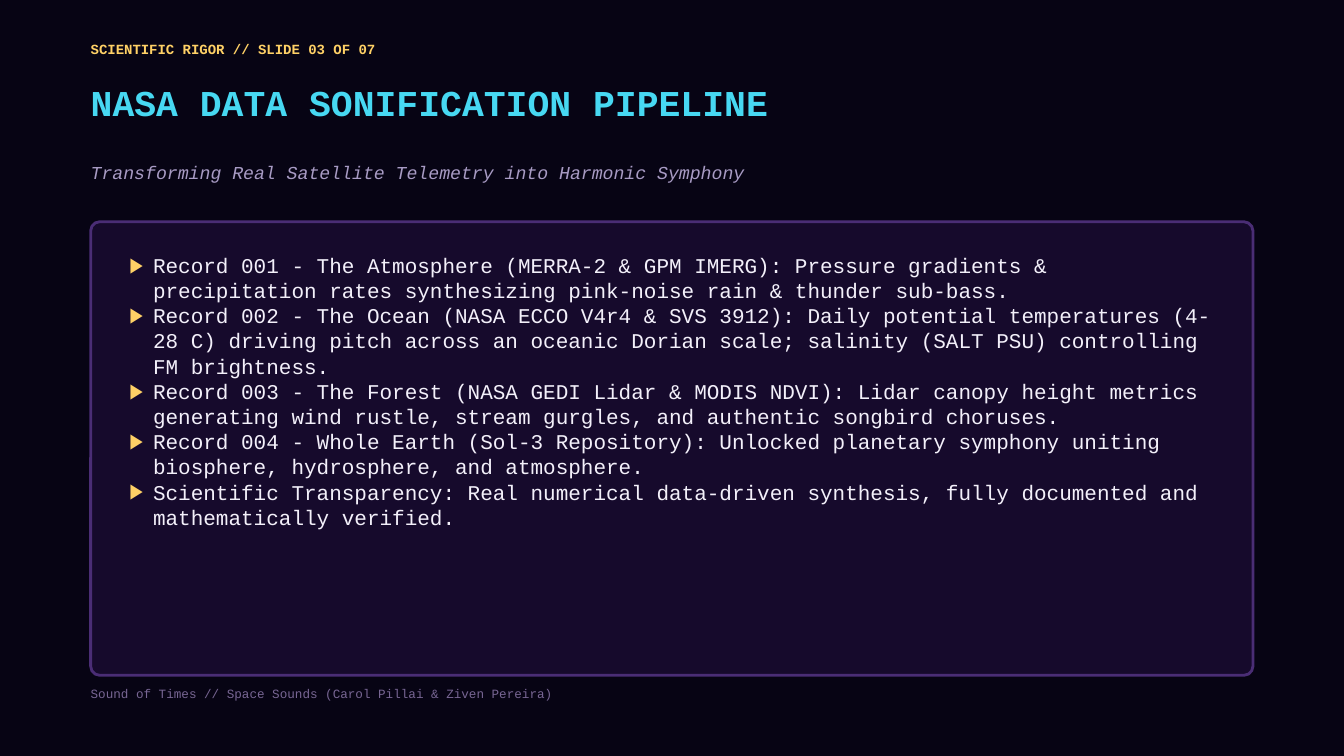
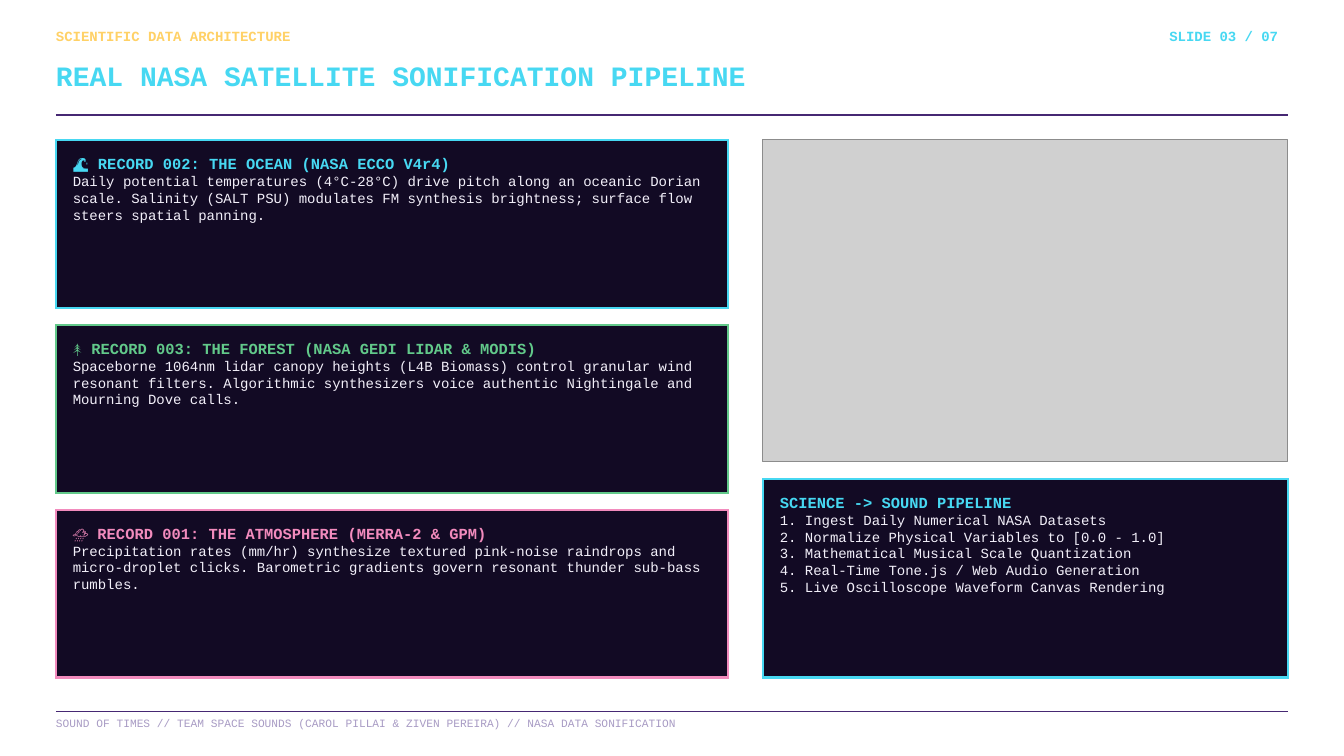
Before and after one commit to The-Jukebox/sound-of-time, a slide deck: slide 3 of Sound_of_Times_Presentation.pptx. Drawn at 1344x756 pixels with LibreOffice and Linux fonts; fonts in the diff are those of the drawing; grey boxes stand for pictures. Boxes give left, top, right and bottom in pixels: in the first picture for what was removed or moved away, otherwise in the second. Text is boxed around its words. In the diff, an @@ line names an element or a change of style, - is before the commit and + after.

Commit message:
Fix PowerPoint corruption by generating native 100% compliant OpenXML PPTX with slide PNG previews for Team Space Sounds

```diff
--- a/Sound_of_Times_Presentation.pptx
+++ b/Sound_of_Times_Presentation.pptx
@@ background #070414 to #FFFFFF @@
@@ text at <box>56,31,291,41</box>: text changed @@
-SCIENTIFIC RIGOR // SLIDE 03 OF 07
+SCIENTIFIC DATA ARCHITECTURE
@@ text added at <box>1169,31,1278,41</box>, 10 pt, text #47D8F2, bold @@
+SLIDE 03 / 07
@@ text at <box>56,67,746,87</box>: text changed; size 13 to 20 pt; text colour #A89BC4 to #47D8F2; bold on; italic off @@
-Transforming Real Satellite Telemetry into Harmonic Symphony
+REAL NASA SATELLITE SONIFICATION PIPELINE
@@ line added from (56, 115) to (1289, 115), #462873 1.5 pt @@
@@ text removed at <box>91,91,768,117</box> @@
-NASA DATA SONIFICATION PIPELINE
@@ rectangle added at <box>56,140,729,309</box>, fill #120A24, outline #47D8F2 1.5 pt @@
@@ picture added at <box>763,140,1289,462</box> @@
@@ text added at <box>73,158,700,223</box>, 10 pt, text #F3F0FA @@
+🌊 RECORD 002: THE OCEAN (NASA ECCO V4r4)
+Daily potential temperatures (4°C-28°C) drive pitch along an oceanic Dorian scale. Salinity (SALT PSU) modulates FM synthesis brightness; surface flow steers spatial panning.
@@ rounded rectangle removed at <box>91,222,1253,676</box> @@
-▶ Record 001 - The Atmosphere (MERRA-2 & GPM IMERG): Pressure gradients & precipitation rates synthesizing pink-noise rain & thunder sub-bass.
-▶ Record 002 - The Ocean (NASA ECCO V4r4 & SVS 3912): Daily potential temperatures (4-28 C) driving pitch across an oceanic Dorian scale; salinity (SALT PSU) controlling FM brightness.
-▶ Record 003 - The Forest (NASA GEDI Lidar & MODIS NDVI): Lidar canopy height metrics generating wind rustle, stream gurgles, and authentic songbird choruses.
-▶ Record 004 - Whole Earth (Sol-3 Repository): Unlocked planetary symphony uniting biosphere, hydrosphere, and atmosphere.
-▶ Scientific Transparency: Real numerical data-driven synthesis, fully documented and mathematically verified.
@@ rectangle added at <box>56,325,729,493</box>, fill #120A24, outline #62C98A 1.5 pt @@
@@ text added at <box>73,343,693,407</box>, 10 pt, text #F3F0FA @@
+🌲 RECORD 003: THE FOREST (NASA GEDI LIDAR & MODIS)
+Spaceborne 1064nm lidar canopy heights (L4B Biomass) control granular wind resonant filters. Algorithmic synthesizers voice authentic Nightingale and Mourning Dove calls.
@@ rectangle added at <box>763,479,1289,678</box>, fill #120A24, outline #47D8F2 1.5 pt @@
@@ text added at <box>780,497,1165,595</box>, 10 pt, text #F3F0FA @@
+SCIENCE -> SOUND PIPELINE
+1. Ingest Daily Numerical NASA Datasets
+2. Normalize Physical Variables to [0.0 - 1.0]
+3. Mathematical Musical Scale Quantization
+4. Real-Time Tone.js / Web Audio Generation
+5. Live Oscilloscope Waveform Canvas Rendering
@@ rectangle added at <box>56,510,729,679</box>, fill #120A24, outline #F28BBD 1.5 pt @@
@@ text added at <box>73,528,701,589</box>, 10 pt, text #F3F0FA @@
+🌧️ RECORD 001: THE ATMOSPHERE (MERRA-2 & GPM)
+Precipitation rates (mm/hr) synthesize textured pink-noise raindrops and micro-droplet clicks. Barometric gradients govern resonant thunder sub-bass rumbles.
@@ line added from (56, 712) to (1289, 712), #462873 1 pt @@
@@ text at <box>56,720,676,729</box>: text changed; size 9 to 8 pt; text colour #786694 to #A89BC4 @@
-Sound of Times // Space Sounds (Carol Pillai & Ziven Pereira)
+SOUND OF TIMES // TEAM SPACE SOUNDS (CAROL PILLAI & ZIVEN PEREIRA) // NASA DATA SONIFICATION
```
Also in this commit, not shown: 4 other slides changed, 2 slides added, 2 slides removed, 8 other files.
